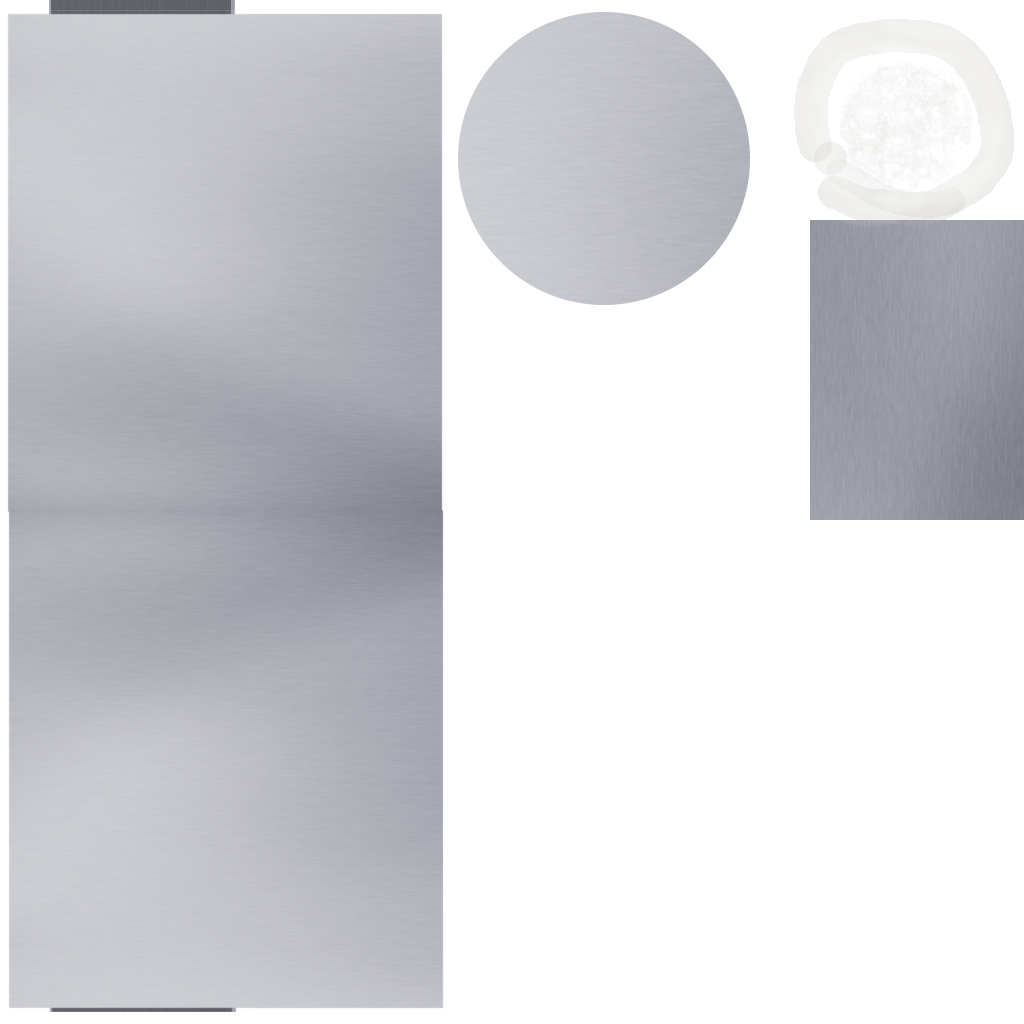
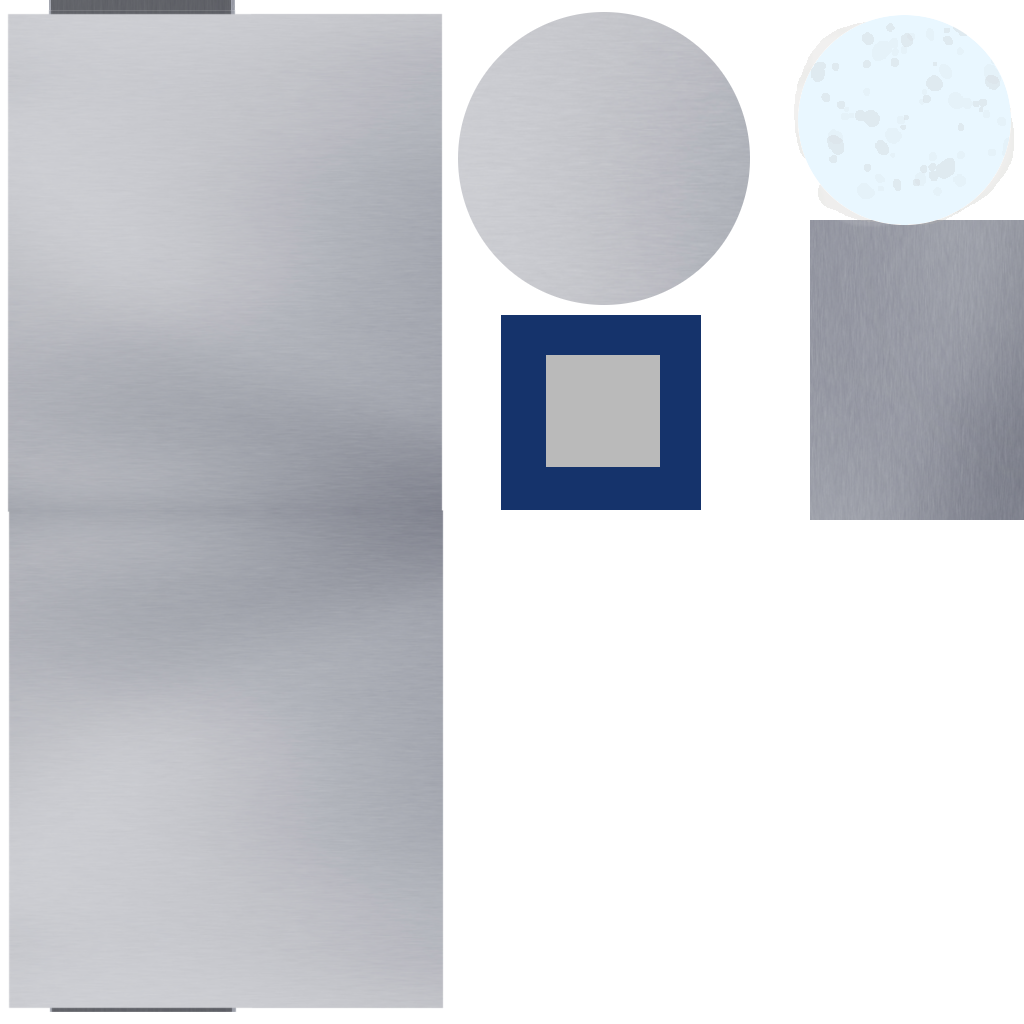
Before/after of a (1024, 1024) layered artwork. What changed in the layer stack:
painted on "Texture" over <box>501,15,1011,510</box>
